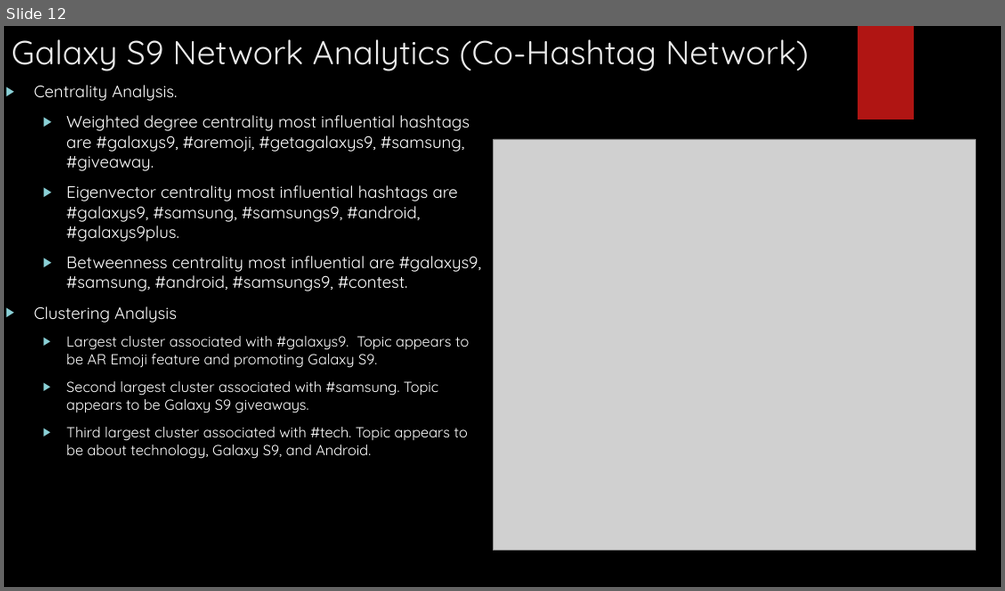
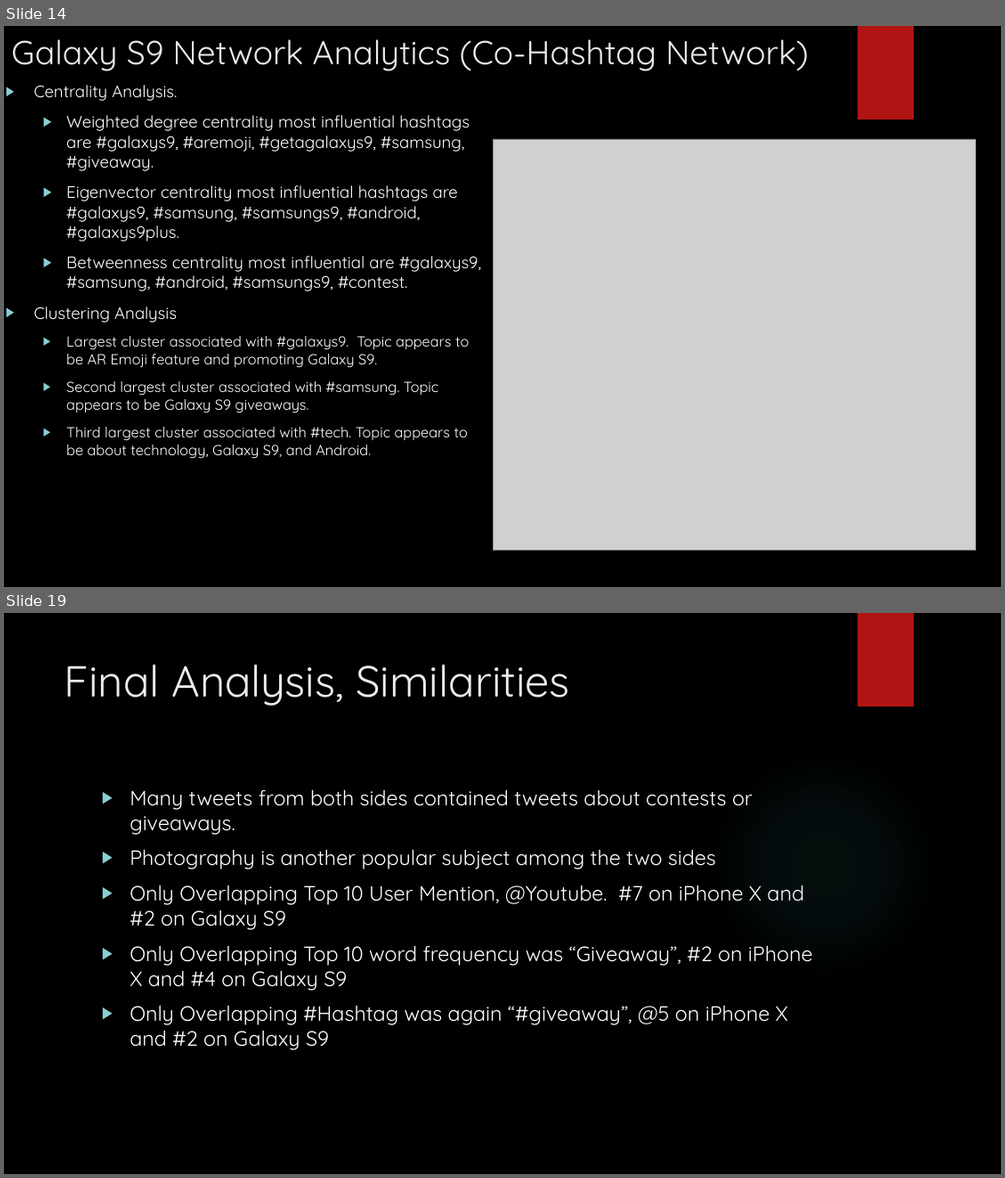
Before and after one commit to kevinbsc/FinalProject, a slide deck: FINAL_presentation_iphone_galaxy.pptx. Shown one above the other, each under a label of ours: slide 12 before the commit, slides 14 and 19 after it; the slides between them are not shown. The pictures are 1005x591 and 1005x1178 pixels, drawn with LibreOffice and Linux fonts; fonts in the diff are those of the drawing; grey boxes stand for pictures; background and template pictures are left out. Boxes give left, top, right and bottom in pixels: in the first picture for what was removed or moved away, otherwise in the second. Text is boxed around its words. In the diff, an @@ line names an element or a change of style, - is before the commit and + after.

```diff
--- a/FINAL_presentation_iphone_galaxy.pptx
+++ b/FINAL_presentation_iphone_galaxy.pptx
@@ slide 19 added at (x1=4, y1=613, x2=1001, y2=1174), background picture (left out); not listed: 1 template element that a slide beside it also shows @@
@@ title added at (x1=65, y1=664, x2=570, y2=706), 42 pt, text #EBEBEB @@
+Final Analysis, Similarities
@@ ellipse added at (x1=708, y1=750, x2=938, y2=981), fill gradient #50B9C1 @@
@@ text added at (x1=129, y1=789, x2=813, y2=1050), 20 pt, text #FFFFFF @@
+▶ Many tweets from both sides contained tweets about contests or giveaways.
+▶ Photography is another popular subject among the two sides
+▶ Only Overlapping Top 10 User Mention, @Youtube. #7 on iPhone X and #2 on Galaxy S9
+▶ Only Overlapping Top 10 word frequency was “Giveaway”, #2 on iPhone X and #4 on Galaxy S9
+▶ Only Overlapping #Hashtag was again “#giveaway”, @5 on iPhone X and #2 on Galaxy S9
@@ what was slide 12 is now slide 14 @@
```
Also in this commit, not shown: 2 slides changed, 7 other slides added, 1 other file.
